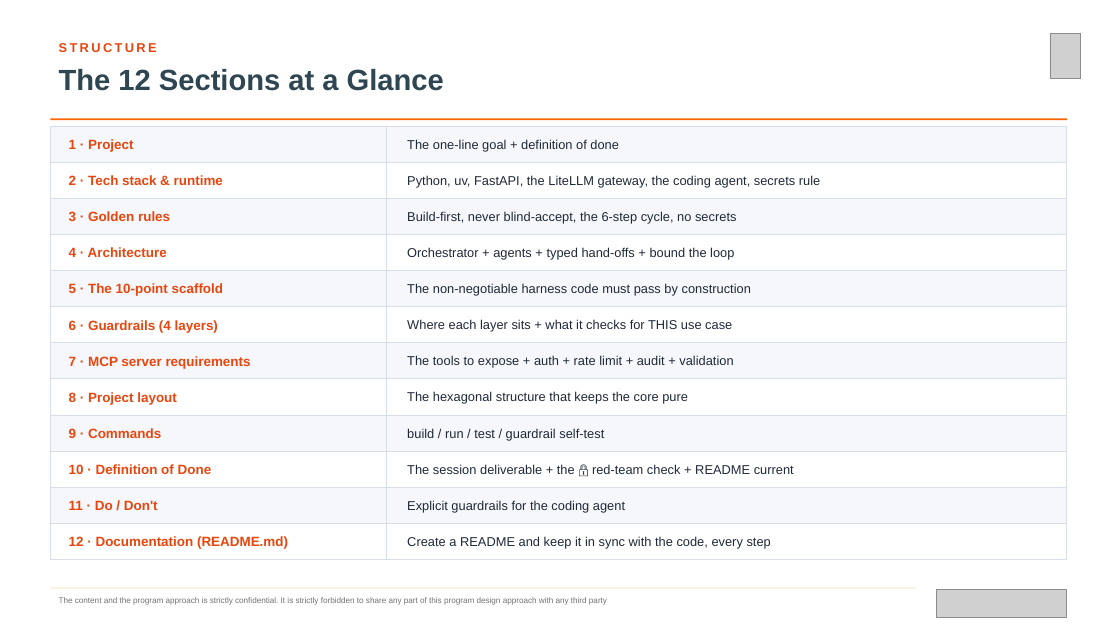
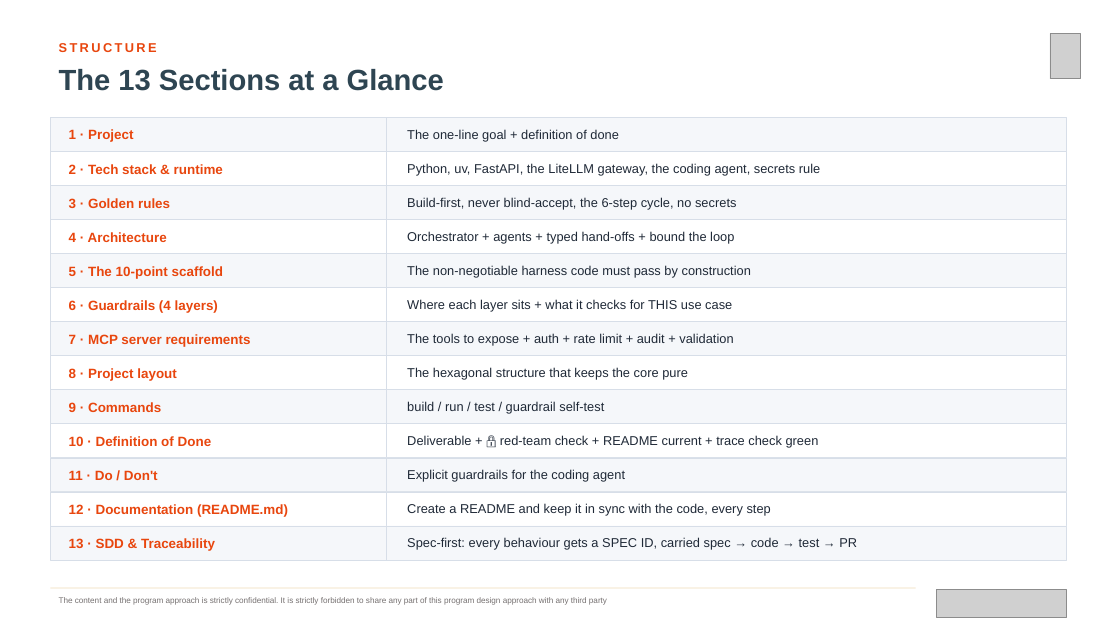
Before and after one commit to vrlnarayana/Philips-AMD, a slide deck: slide 6 of Philips-AMD-Content/agents-md/AGENTS_MD_Guide.pptx. Drawn at 1120x630 pixels with LibreOffice and Linux fonts; fonts in the diff are those of the drawing; grey boxes stand for pictures. Boxes give left, top, right and bottom in pixels: in the first picture for what was removed or moved away, otherwise in the second. Text is boxed around its words. In the diff, an @@ line names an element or a change of style, - is before the commit and + after.

```diff
--- a/Philips-AMD-Content/agents-md/AGENTS_MD_Guide.pptx
+++ b/Philips-AMD-Content/agents-md/AGENTS_MD_Guide.pptx
@@ text at (59,69,444,91): text changed @@
-The 12 Sections at a Glance
+The 13 Sections at a Glance
@@ 6 texts, 6 rectangles: place and size @@
-6 texts, 6 rectangles at (50,126,1067,234)
+6 texts, 6 rectangles at (50,118,1067,220)
@@ 4 texts, 4 rectangles: place and size @@
-4 texts, 4 rectangles at (50,234,1067,307)
+4 texts, 4 rectangles at (50,220,1067,288)
@@ 4 texts, 4 rectangles: place and size @@
-4 texts, 4 rectangles at (50,307,1067,379)
+4 texts, 4 rectangles at (50,287,1067,356)
@@ 4 texts, 4 rectangles: place and size @@
-4 texts, 4 rectangles at (50,379,1067,451)
+4 texts, 4 rectangles at (50,356,1067,424)
@@ text at (407,435,819,448): text changed @@
-The session deliverable + the 🔒 red-team check + README current
+Deliverable + 🔒 red-team check + README current + trace check green
@@ 6 rectangles, 5 texts: place and size @@
-6 rectangles, 5 texts at (50,451,1067,560)
+6 rectangles, 5 texts at (50,423,1067,527)
@@ rectangle added at (50,526,386,560), fill #F5F7FA, outline #D7DEE8 0.5 pt @@
@@ text added at (69,538,215,551), 11.5 pt, text #E8460E, bold @@
+13 · SDD & Traceability
@@ rectangle added at (386,526,1067,560), fill #F5F7FA, outline #D7DEE8 0.5 pt @@
@@ text added at (407,537,857,550), 11 pt, text #1F2937 @@
+Spec-first: every behaviour gets a SPEC ID, carried spec → code → test → PR
```
Also in this commit, not shown: 4 other slides changed, 1 slide added, 7 other files.
